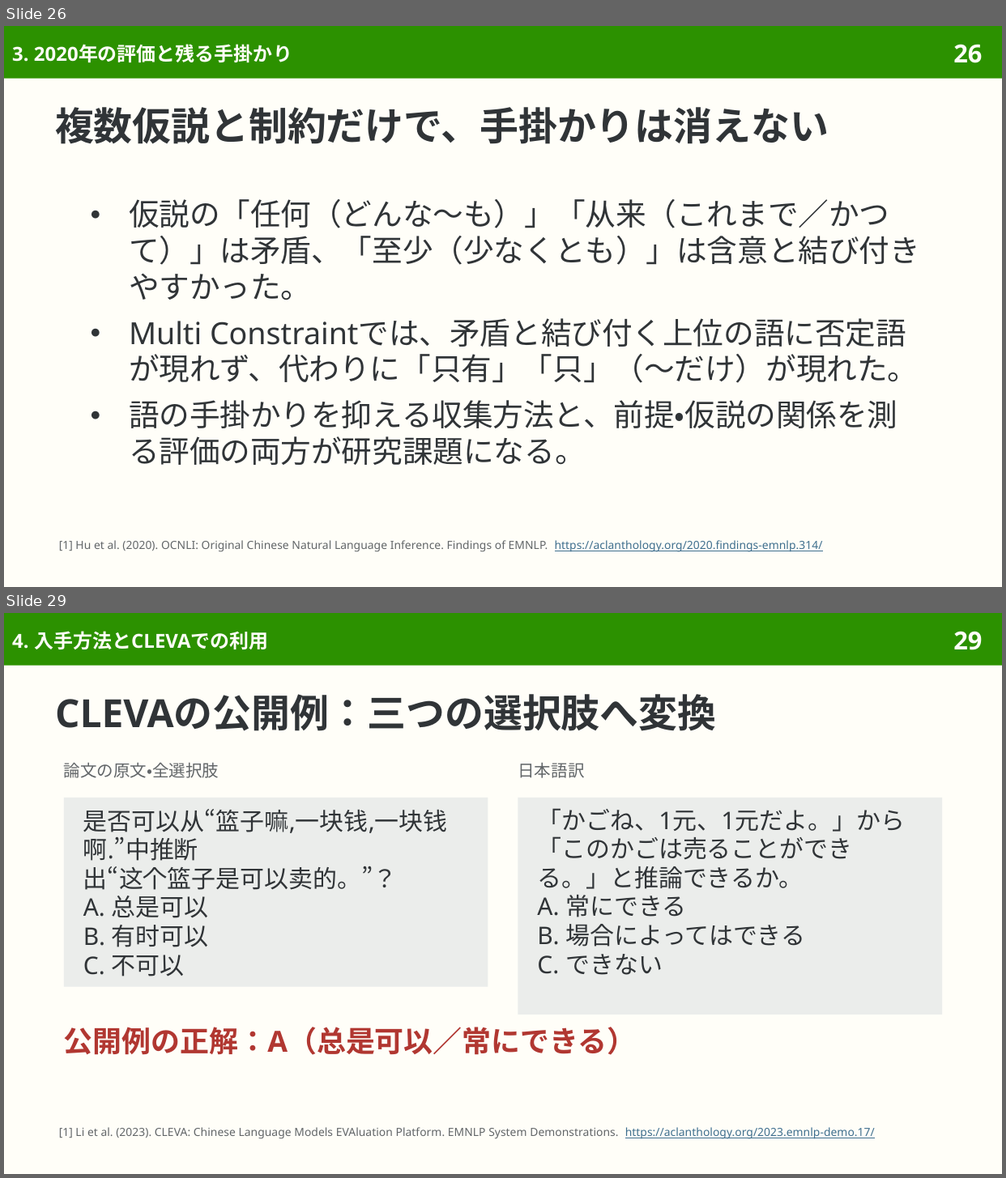
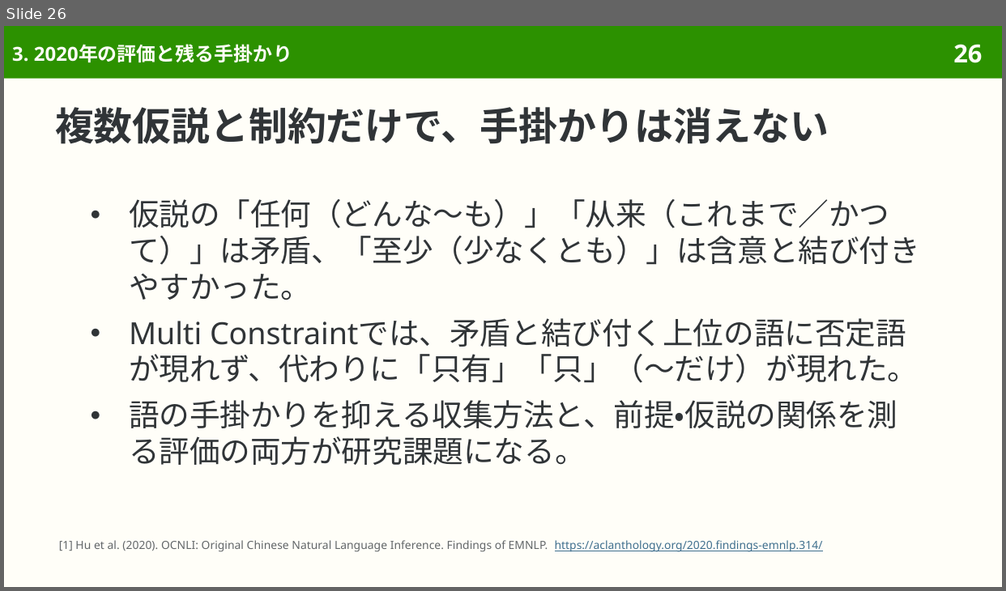
Before and after one commit to sasakiy84/datasets-in-10-minutes, a slide deck: slides/datasets-in-10-minutes-ocnli.pptx. Shown one above the other, each under a label of ours: slides 26 and 29 before the commit, slide 26 after it; the slides between them are not shown. The pictures are 1006x1178 and 1006x591 pixels, drawn with LibreOffice and Linux fonts; fonts in the diff are those of the drawing. Boxes give left, top, right and bottom in pixels: in the first picture for what was removed or moved away, otherwise in the second. Text is boxed around its words. In the diff, an @@ line names an element or a change of style, - is before the commit and + after.

Commit message:
Center OCNLI on Chinese inference, annotation and original evaluation

```diff
--- a/slides/datasets-in-10-minutes-ocnli.pptx
+++ b/slides/datasets-in-10-minutes-ocnli.pptx
@@ slide 29 removed at [4, 613, 1002, 1174], background #FFFEF8; not listed: 2 template elements that a slide beside it also shows @@
@@ title removed at [12, 631, 269, 649] @@
-4. 入手方法とCLEVAでの利用
@@ title removed at [55, 694, 716, 731] @@
-CLEVAの公開例：三つの選択肢へ変換
@@ text removed at [64, 762, 219, 778] @@
-論文の原文・全選択肢
@@ text removed at [518, 763, 584, 778] @@
-日本語訳
@@ rectangle removed at [64, 798, 488, 987] @@
-是否可以从“篮子嘛,一块钱,一块钱啊.”中推断
-出“这个篮子是可以卖的。”？
-A. 总是可以
-B. 有时可以
-C. 不可以
@@ rectangle removed at [518, 798, 942, 1015] @@
-「かごね、1元、1元だよ。」から
-「このかごは売ることができる。」と推論できるか。
-A. 常にできる
-B. 場合によってはできる
-C. できない
@@ text removed at [64, 1027, 637, 1055] @@
-公開例の正解：A（总是可以／常にできる）
@@ text removed at [59, 1127, 875, 1139] @@
-[1] Li et al. (2023). CLEVA: Chinese Language Models EVAluation Platform. EMNLP System Demonstrations. https://aclanthology.org/2023.emnlp-demo.17/
```
Also in this commit, not shown: 5 slides changed, 2 other slides removed, 50 other files.
